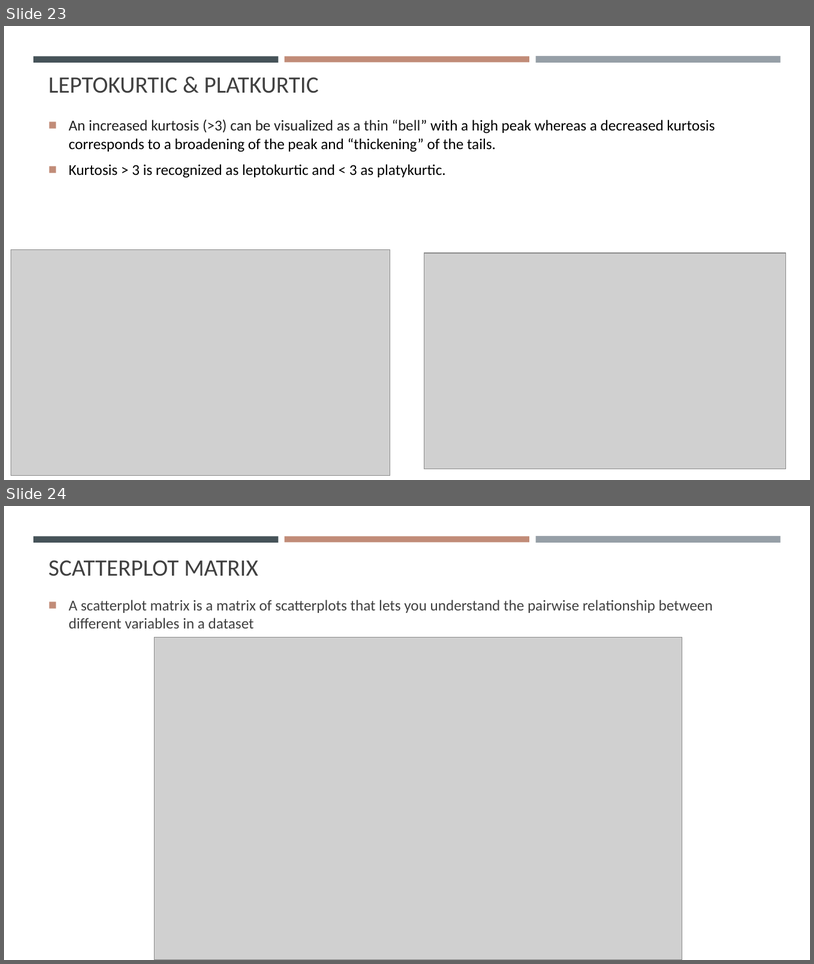
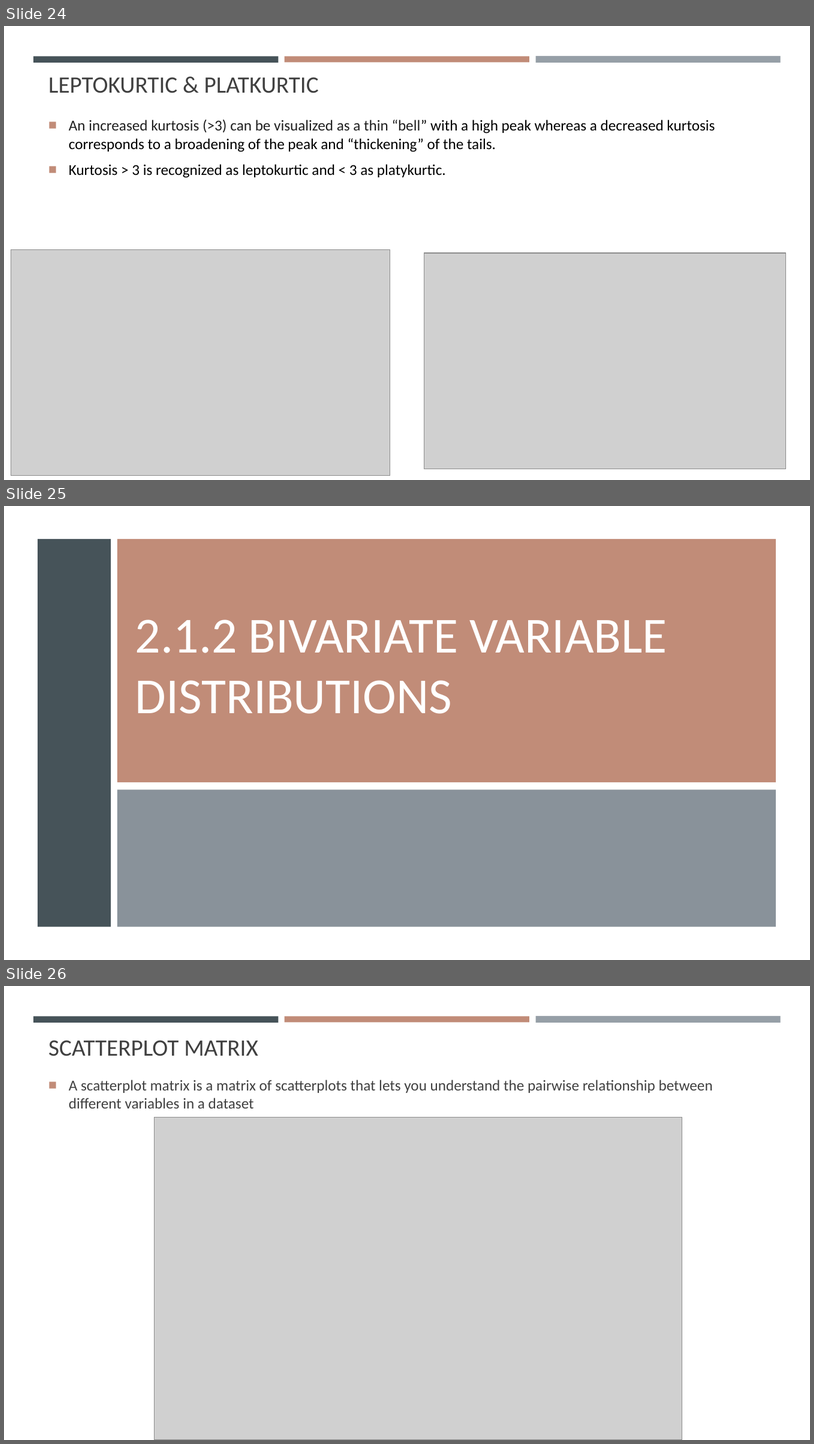
Before and after one commit to gisynw/geog-247, a slide deck: docs/Lectures/Week03/Week03_DataExploration.pptx. Shown one above the other, each under a label of ours: slides 23 and 24 before the commit, slides 24, 25 and 26 after it. The pictures are 814x964 and 814x1444 pixels, drawn with LibreOffice and Linux fonts; fonts in the diff are those of the drawing; grey boxes stand for pictures. Boxes give left, top, right and bottom in pixels: in the first picture for what was removed or moved away, otherwise in the second. Text is boxed around its words. In the diff, an @@ line names an element or a change of style, - is before the commit and + after.

```diff
--- a/docs/Lectures/Week03/Week03_DataExploration.pptx
+++ b/docs/Lectures/Week03/Week03_DataExploration.pptx
@@ slide 25 added at box(4, 506, 810, 960), background #FFFFFF @@
@@ rectangle added at box(4, 506, 810, 960), fill #FFFFFF @@
@@ rectangle added at box(38, 538, 111, 927), fill #465359 @@
@@ rectangle added at box(117, 538, 776, 782), fill #C18C78 @@
@@ title added at box(135, 619, 667, 714), 60 pt, text #FFFFFF @@
+2.1.2 BIVARIATE VARIABLE DISTRIBUTIONS
@@ rectangle added at box(117, 790, 776, 927), fill #6C7781 at 80% opacity @@
@@ what was slide 23 is now slide 24 @@
@@ what was slide 24 is now slide 26 @@
```
Also in this commit, not shown: 3 slides changed, 1 other slide added, 3 other files.
